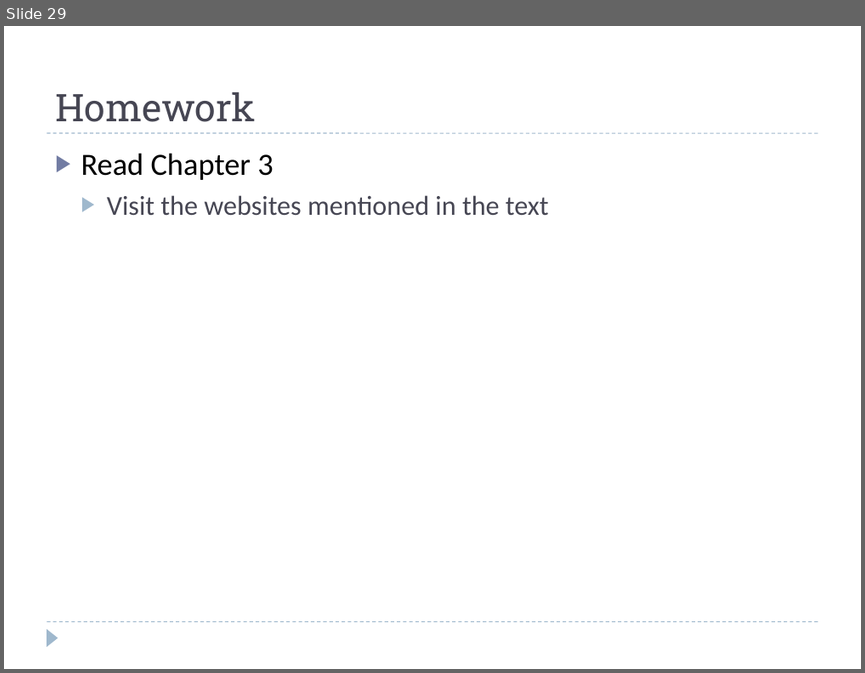
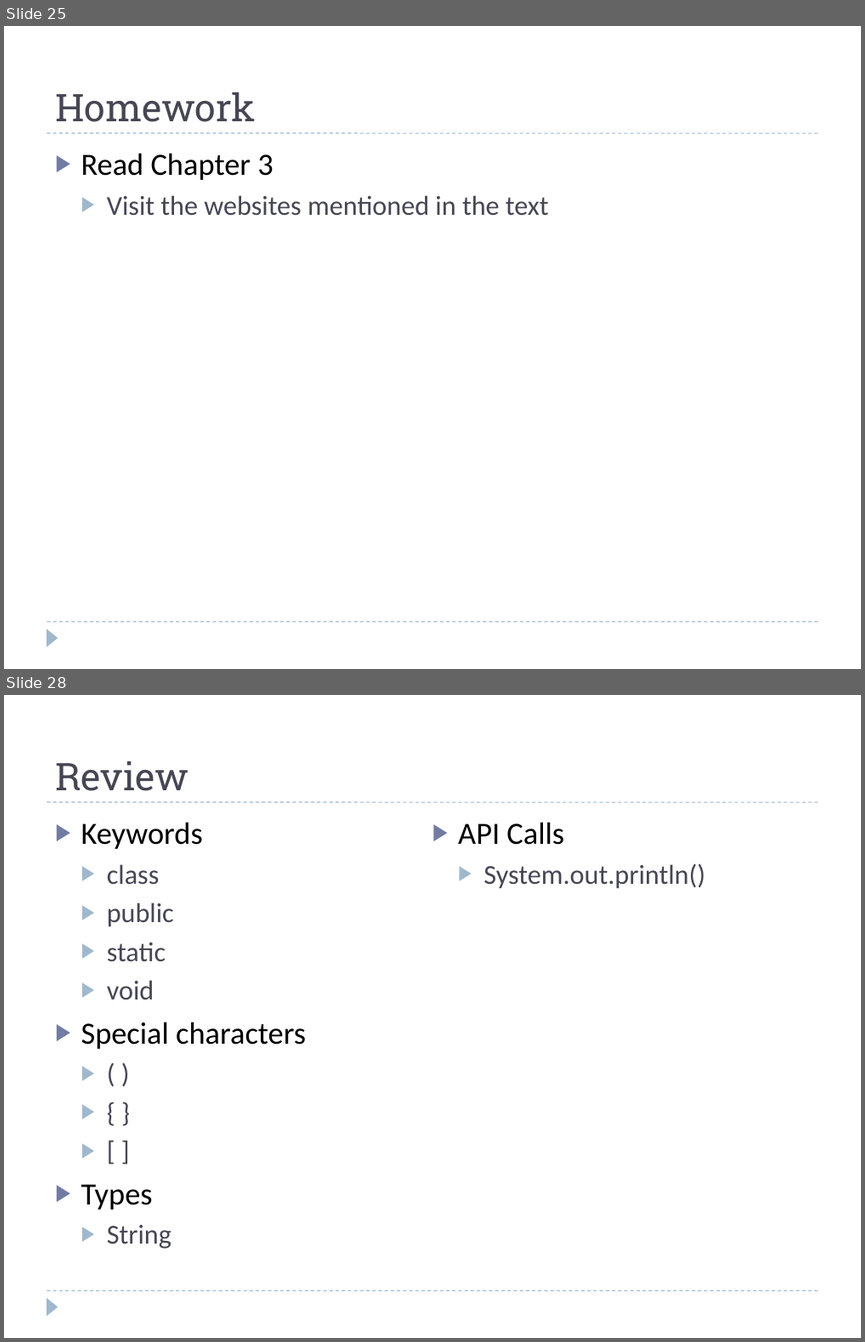
Before and after one commit to fujiboy/JavaClass_2013_Summer, a slide deck: Introduction to Java Programming.pptx. Shown one above the other, each under a label of ours: slide 29 before the commit, slides 25 and 28 after it; the slides between them are not shown. The pictures are 865x673 and 865x1342 pixels, drawn with LibreOffice and Linux fonts; fonts in the diff are those of the drawing; background and template pictures are left out. Boxes give left, top, right and bottom in pixels: in the first picture for what was removed or moved away, otherwise in the second. Text is boxed around its words. In the diff, an @@ line names an element or a change of style, - is before the commit and + after.

```diff
--- a/Introduction to Java Programming.pptx
+++ b/Introduction to Java Programming.pptx
@@ slide 28 added at [4, 695, 861, 1338], background #FFFFFF; not listed: 3 template elements that a slide beside it also shows @@
@@ title added at [55, 761, 188, 791], 32 pt, text #464653 @@
+Review
@@ text added at [81, 822, 705, 1248], 23 pt, text #464653 @@
+▶ Keywords
+  ▶ class
+  ▶ public
+  ▶ static
+  ▶ void
+▶ Special characters
+  ▶ ( )
+  ▶ { }
+  ▶ [ ]
+▶ Types
+  ▶ String
+▶ API Calls
+  ▶ System.out.println()
@@ what was slide 29 is now slide 25 @@
```
Also in this commit, not shown: 1 slide changed, 14 other slides added, 3 slides removed, 3 other files.
